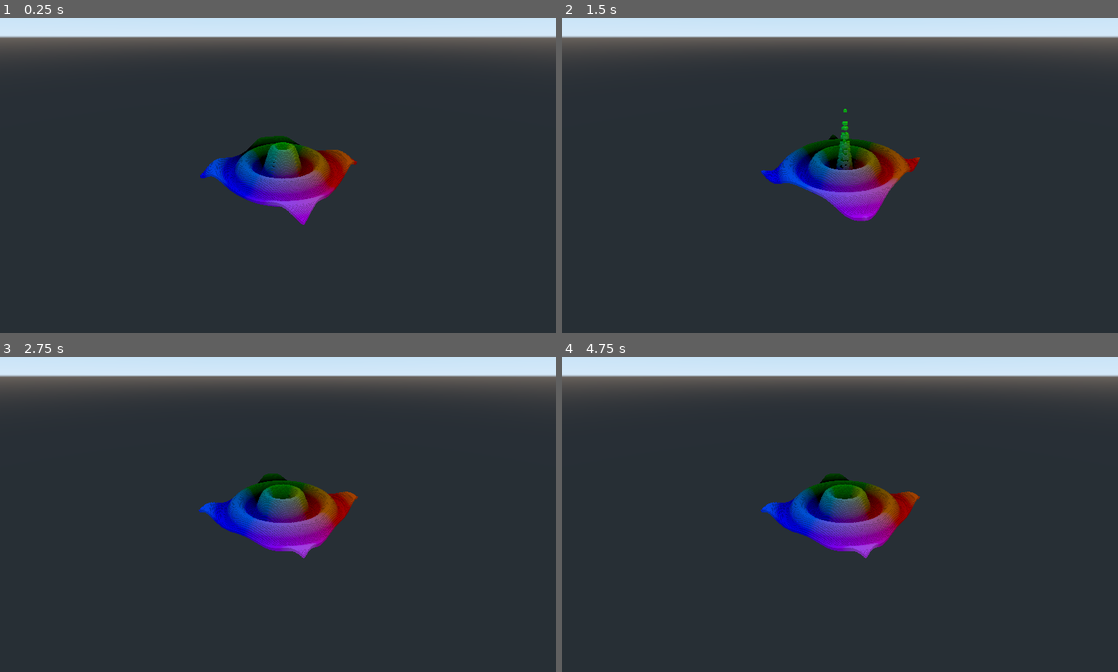
Above: before the commit, frames 1-4 (two rows, left to right).
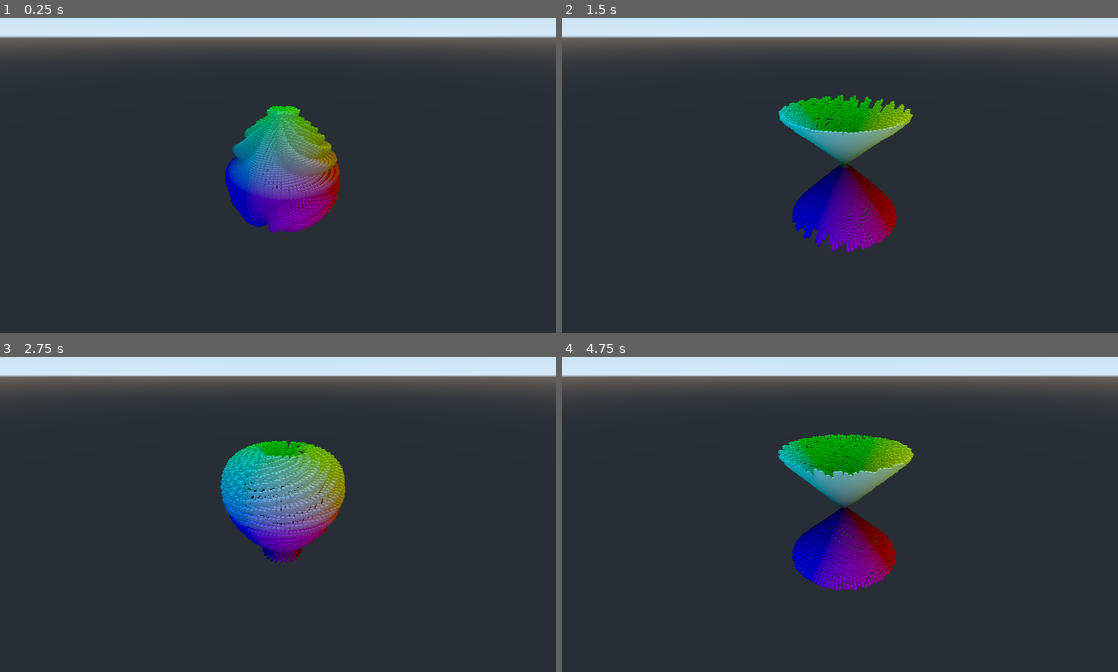
Above: after the commit, the same moments.

Repository: Davholl/3D_Shape_Visualizer
Game: Godot game, scene res://World/World.tscn
Same seed, same stepped clock (60 frames per second), same inputs: the game is played once before the commit and once after it.
Inputs:
- Up to frame 1 (0.25 s): no input
- Up to frame 2 (1.5 s): no input
- Up to frame 3 (2.75 s): no input
- Up to frame 4 (4.75 s): no input

The runs differ from the first frame. In frame 1, 6.1% of the frame differs, in the area x 36-65%, y 27-69%; in frame 2, 8.6%; in frame 3, 6.6%; in frame 4, 9.0%, in the area x 35-65%, y 24-75%.

Commit message:
surfaces

Diff:
--- /dev/null
+++ b/Functions/BandedSphereFunction.gd
@@ -0,0 +1,9 @@
+extends Spatial
+
+static func graph_function(x, z, t):
+	var radius = 0.9 + 0.1 * sin(PI * (6.0 * x * 4.0 * z + t));
+	var perturbation = radius * cos(0.5 * PI * z + t);
+	var newX = perturbation * sin(PI * x)
+	var newY = radius * sin(PI * 0.5 *z)
+	var newZ = perturbation * cos(PI * x)
+	return Vector3(newX, newY, newZ);
--- /dev/null
+++ b/Functions/HorizontalBandSphereFunction.gd
@@ -0,0 +1,9 @@
+extends Spatial
+
+static func graph_function(x, z, t):
+	var radius = 0.9 + 0.1 * sin(8.0 * PI * z);
+	var perturbation = radius * cos(0.5 * PI * z);
+	var newX = perturbation * sin(PI * x);
+	var newY = radius * sin(PI * 0.5 *z);
+	var newZ = perturbation * cos(PI * x);
+	return Vector3(newX, newY, newZ);
--- a/Functions/MultiSineFunction.gd
+++ b/Functions/MultiSineFunction.gd
@@ -1,8 +1,6 @@
-extends Spatial;
-
-const function = "MultiSineFunction";
+extends Spatial
 
 static func graph_function(x, z, t):
 	var y = sin(PI * (x + 0.5 * t));
 	y += 0.5 * sin(2.0 * PI * (x + t));
-	return y;
+	return Vector3(x, y, z);
--- a/Functions/Ripple2DFunction.gd
+++ b/Functions/Ripple2DFunction.gd
@@ -3,4 +3,5 @@
 func graph_function (x, z, t) :
 	var d = sqrt(x * x + z * z);
 	var y = sin(PI * (4.0 * d - t));
-	return y / (1.0 + 10.0 * d);
+	y = y / (1.0 + 10.0 * d);
+	return Vector3(x, y, z);
--- a/Functions/RippleFunction.gd
+++ b/Functions/RippleFunction.gd
@@ -1,8 +1,7 @@
 extends Spatial
-
-const function = "RippleFunction";
 
 static func graph_function(x, z, t):
 	var d = abs(x);
 	var y = sin(PI * (4.0 * d - t));
-	return y/(1.0 + 10.0 *d);
+	y = y/(1.0 + 10.0 *d);
+	return Vector3(x, y, z);
--- /dev/null
+++ b/Functions/ScalingSphereFunction.gd
@@ -0,0 +1,9 @@
+extends Spatial
+
+static func graph_function(x, z, t):
+	var radius = 0.5 + 0.5 * sin(PI * t);
+	var perturbation = radius * cos(0.5 * PI * z);
+	var newX = perturbation * sin(PI * x)
+	var newY = radius * sin(PI * 0.5 *z)
+	var newZ = perturbation * cos(PI * x)
+	return Vector3(newX, newY, newZ);
--- a/Functions/Sine2DFunction.gd
+++ b/Functions/Sine2DFunction.gd
@@ -1,9 +1,7 @@
-extends Spatial;
-
-const function = "Sine2DFunction";
+extends Spatial
 
 static func graph_function(x, z, t):
 	var y = sin(PI * (x + t));
 	y += sin(PI * (z + t));
 	y *= 0.5;
-	return y;
+	return Vector3(x, y, z);
--- a/Functions/SineFunction.gd
+++ b/Functions/SineFunction.gd
@@ -1,6 +1,5 @@
 extends Spatial;
 
-const function = "SineFunction";
-
 static func graph_function(x, z, t):
-	return sin(PI * (x + t));
+	var y = sin(PI * (x + t));
+	return Vector3(x, y, z);
--- a/Functions/SineFunction.tscn
+++ b/Functions/SineFunction.tscn
@@ -2,6 +2,5 @@
 
 [ext_resource path="res://Functions/SineFunction.gd" type="Script" id=1]
 
-
 [node name="SineFunction" type="Spatial"]
 script = ExtResource( 1 )
--- /dev/null
+++ b/Functions/SphereFunction.gd
@@ -0,0 +1,8 @@
+extends Spatial
+
+static func graph_function(x, z, t):
+	var radius = cos(0.5 * PI * z);
+	var newX = sin(PI * x) * radius
+	var newY = sin(PI * 0.5 *z)
+	var newZ = cos(PI * x) * radius
+	return Vector3(newX, newY, newZ);
--- /dev/null
+++ b/Functions/TorusFunction.gd
@@ -0,0 +1,10 @@
+extends Spatial
+
+static func graph_function(x, z, t):
+	var radius_major = 1.0;
+	var radius_minor = 0.5;
+	var perturbation = radius_major + radius_minor * cos(PI * z);
+	var newX = perturbation * sin(PI * x)
+	var newY = radius_minor * sin(PI *z)
+	var newZ = perturbation * cos(PI * x)
+	return Vector3(newX, newY, newZ);
--- a/Functions/TripleWaveFunction.gd
+++ b/Functions/TripleWaveFunction.gd
@@ -1,9 +1,8 @@
 extends Spatial
-
-const function = "TripleWaveFunction";
 
 static func graph_function(x, z, t):
 	var y = sin(PI * (x + 0.5 * t));
 	y += 0.5 * sin(2.0 * PI * (z + t));
 	y += sin(PI * (x + z + 0.25 * t));
-	return y * (1.0 / 2.5);
+	y=  y * (1.0 / 2.5);
+	return Vector3(x, y, z);
--- /dev/null
+++ b/Functions/TwistingTorusFunction.gd
@@ -0,0 +1,10 @@
+extends Spatial
+
+static func graph_function(x, z, t):
+	var radius_major = 0.7 + 0.1 * sin(PI * (6.0 * x + 0.5 * t));
+	var radius_minor = 0.15 + 0.05 * sin(PI * (8.0 * x + 4.0 * z * 2.0 * t));
+	var perturbation = radius_major + radius_minor * cos(PI * z);
+	var newX = perturbation * sin(PI * x)
+	var newY = radius_minor * sin(PI *z)
+	var newZ = perturbation * cos(PI * x)
+	return Vector3(newX, newY, newZ);
--- /dev/null
+++ b/Functions/VerticalBandSphereFunction.gd
@@ -0,0 +1,9 @@
+extends Spatial
+
+static func graph_function(x, z, t):
+	var radius = 0.9 + 0.1 * sin(8.0 * PI * x);
+	var perturbation = radius * cos(0.5 * PI * z);
+	var newX = perturbation * sin(PI * x);
+	var newY = radius * sin(PI * 0.5 *z);
+	var newZ = perturbation * cos(PI * x);
+	return Vector3(newX, newY, newZ);
--- a/Functions/WaveFunction.gd
+++ b/Functions/WaveFunction.gd
@@ -1,6 +1,5 @@
 extends Spatial
 
-const function = "WaveFunction";
-
 static func graph_function(x, z, t):
-	return sin(PI * (x + z + t));
+	var y = sin(PI * (x + z + t));
+	return Vector3(x, y, z);
--- a/World/World.gd
+++ b/World/World.gd
@@ -9,6 +9,13 @@
 	WAVEFUNCTION,
 	TRIPLEWAVEFUNCTION,
 	RIPPLE2DFUNCTION,
+	SPHEREFUNCTION,
+	SCALINGSPHEREFUNCTION,
+	BANDEDSPHEREFUNCTION,
+	HORIZONTALBANDSPHEREFUNCTION,
+	VERTICALBANDSPHEREFUNCTION,
+	TORUSFUNCTION,
+	TWISTINGTORUSFUNCTION,
 };
 export(functionEnum) var currentfunction;
 var function;
@@ -18,8 +25,8 @@
 	SQUAREGRAPH,
 	DIAMONDGRAPH,
 };
-export(graphEnum) var currentGraph;
-var graph;
+var currentGraph = graphEnum.SQUAREGRAPH;
+var graph: Graph;
 
 var points = [];
 var timer = 0;
@@ -41,12 +48,23 @@
 	points = graph.set_up_graph(elements);
 
 func _process(delta):
+	choose_function();
+	timer+=delta;
+	var x = 0;
+	var z = 0;
 	for n in range(points.size()):
 		var point = points[n];
-		choose_function();
-		point.translation.y = function.graph_function(point.translation.x, point.translation.z, timer);
+
+		if (currentGraph == graphEnum.SQUAREGRAPH):
+			if x == elements:
+				x = 0;
+				z +=1;
+
+		var u = (x + 0.5) * graph.step - 1.0;
+		var v = (z + 0.5) * graph.step - 1.0;
+		point.translation = function.graph_function(u, v, timer);
 		point.get_surface_material(0).set_shader_param("worldPos", point.translation);
-	timer+=delta;
+		x+=1;
 
 func choose_function():
 	match currentfunction:
@@ -64,5 +82,19 @@
 			function = $Functions/TripleWaveFunction;
 		functionEnum.RIPPLE2DFUNCTION:
 			function = $Functions/Ripple2DFunction;
+		functionEnum.SPHEREFUNCTION:
+			function = $Functions/SphereFunction;
+		functionEnum.SCALINGSPHEREFUNCTION:
+			function = $Functions/ScalingSphereFunction;
+		functionEnum.BANDEDSPHEREFUNCTION:
+			function = $Functions/BandedSphereFunction;
+		functionEnum.HORIZONTALBANDSPHEREFUNCTION:
+			function = $Functions/HorizontalBandSphereFunction;
+		functionEnum.VERTICALBANDSPHEREFUNCTION:
+			function = $Functions/VerticalBandSphereFunction;
+		functionEnum.TORUSFUNCTION:
+			function = $Functions/TorusFunction;
+		functionEnum.TWISTINGTORUSFUNCTION:
+			function = $Functions/TwistingTorusFunction;
 		_:
 			function = $Functions/SineFunction;
--- a/World/World.tscn
+++ b/World/World.tscn
@@ -12,12 +12,18 @@
 [ext_resource path="res://World/World.gd" type="Script" id=10]
 [ext_resource path="res://World/Camera.gd" type="Script" id=11]
 [ext_resource path="res://Functions/Ripple2DFunction.gd" type="Script" id=12]
+[ext_resource path="res://Functions/SphereFunction.gd" type="Script" id=13]
+[ext_resource path="res://Functions/ScalingSphereFunction.gd" type="Script" id=14]
+[ext_resource path="res://Functions/BandedSphereFunction.gd" type="Script" id=15]
+[ext_resource path="res://Functions/HorizontalBandSphereFunction.gd" type="Script" id=16]
+[ext_resource path="res://Functions/VerticalBandSphereFunction.gd" type="Script" id=17]
+[ext_resource path="res://Functions/TorusFunction.gd" type="Script" id=18]
+[ext_resource path="res://Functions/TwistingTorusFunction.gd" type="Script" id=19]
 
 [node name="GraphManager" type="Spatial"]
 script = ExtResource( 10 )
 elements = 100
-currentfunction = 6
-currentGraph = 1
+currentfunction = 9
 
 [node name="Camera" type="Camera" parent="."]
 transform = Transform( 0.819152, -0.286788, 0.496732, 0, 0.866025, 0.5, -0.573577, -0.409576, 0.709406, 2, 2, 3 )
@@ -44,6 +50,27 @@
 [node name="Ripple2DFunction" type="Spatial" parent="Functions"]
 script = ExtResource( 12 )
 
+[node name="SphereFunction" type="Spatial" parent="Functions"]
+script = ExtResource( 13 )
+
+[node name="ScalingSphereFunction" type="Spatial" parent="Functions"]
+script = ExtResource( 14 )
+
+[node name="BandedSphereFunction" type="Spatial" parent="Functions"]
+script = ExtResource( 15 )
+
+[node name="HorizontalBandSphereFunction" type="Spatial" parent="Functions"]
+script = ExtResource( 16 )
+
+[node name="VerticalBandSphereFunction" type="Spatial" parent="Functions"]
+script = ExtResource( 17 )
+
+[node name="TorusFunction" type="Spatial" parent="Functions"]
+script = ExtResource( 18 )
+
+[node name="TwistingTorusFunction" type="Spatial" parent="Functions"]
+script = ExtResource( 19 )
+
 [node name="Graphs" type="Spatial" parent="."]
 
 [node name="LineGraph" type="Spatial" parent="Graphs"]
Not shown: 1 places in World/World.tscn that only renumber resources
